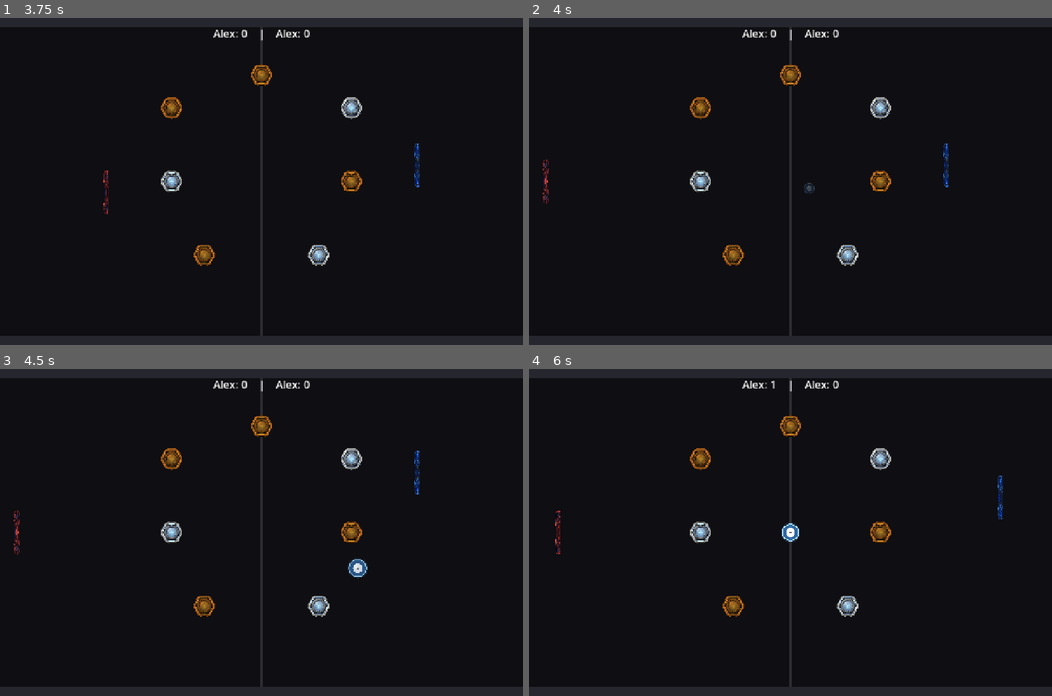
Above: before the commit, frames 1-4 (two rows, left to right).
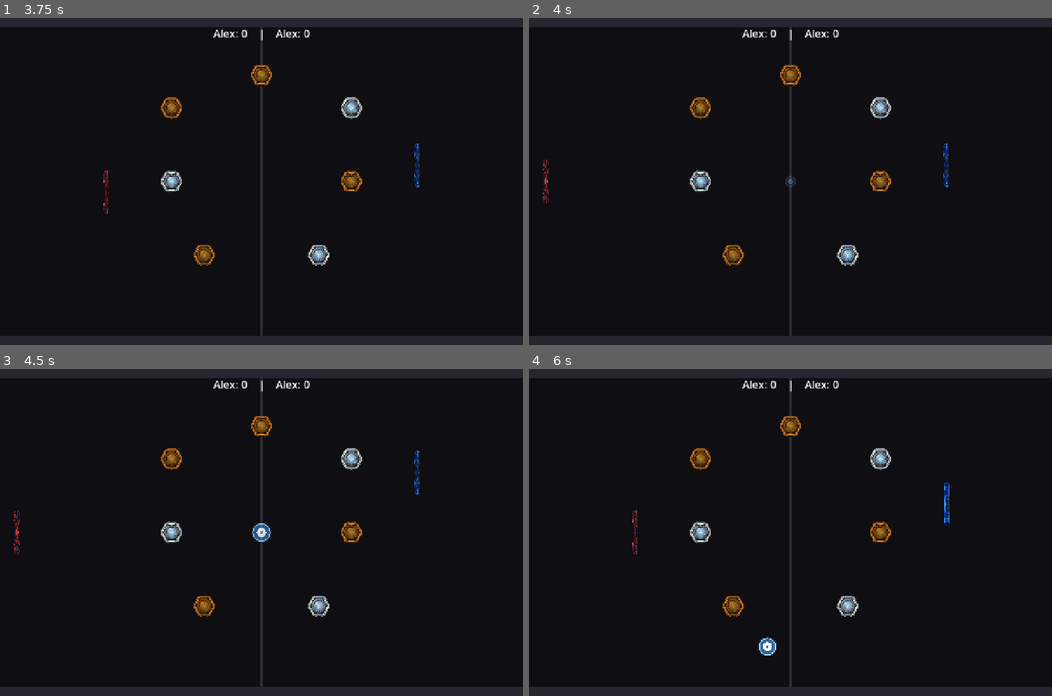
Above: after the commit, the same moments.

Repository: jensbroecher/tabletparty
Game: Godot game, scene res://scenes/ui/SetupScreen.tscn
Two runs of this game, one before a commit and one after it. Both use one fixed random seed, a clock stepped at 60 frames per second and the inputs below.
Inputs (mouse positions are in pixels of both pictures, inside the frame that each line leads up to):
- Up to frame 1 (3.75 s): click (266, 138) at 0.52 s; type "Alex" at 0.6 s; click (266, 152) at 0.75 s; type "Alex" at 0.83 s; click "CONTINUE" at 1.25 s; click "PONG" at 2 s; tap Enter at 2.75 s; move the mouse to (376, 165) at 2.77 s; click (376, 165) at 2.92 s; tap Space at 3.5 s; drag from (156, 197) to (10, 181) at 3.52 s
- Up to frame 2 (4 s): no input
- Up to frame 3 (4.5 s): move the mouse to (313, 460) at 4.27 s; click (313, 460) at 4.42 s
- Up to frame 4 (6 s): drag from (764, 597) to (1041, 532) at 5.02 s; move the mouse to (947, 581) at 5.77 s; click (947, 581) at 5.92 s

Frame 1 is identical in both runs. In frame 2, 0.1% of the frame differs, in the area x 49-55%, y 48-54%; in frame 3, 0.4%; in frame 4, 0.8%, in the area x 5-91%, y 3-88%.

Commit message:
refactor: remove redundant ball velocity reset logic in PongArena

Diff:
--- a/scenes/pong/PongArena.gd
+++ b/scenes/pong/PongArena.gd
@@ -67,11 +67,6 @@
 
 		if ball.has_method("reset_ball"):
 			ball.reset_ball()
-
-			if ball.velocity.length() < 50:
-				var dir = Vector2.RIGHT.rotated(randf_range(-0.5, 0.5))
-				ball.velocity = dir * 420.0
-
 			ball.queue_redraw()
 
 			# Voice announcement
